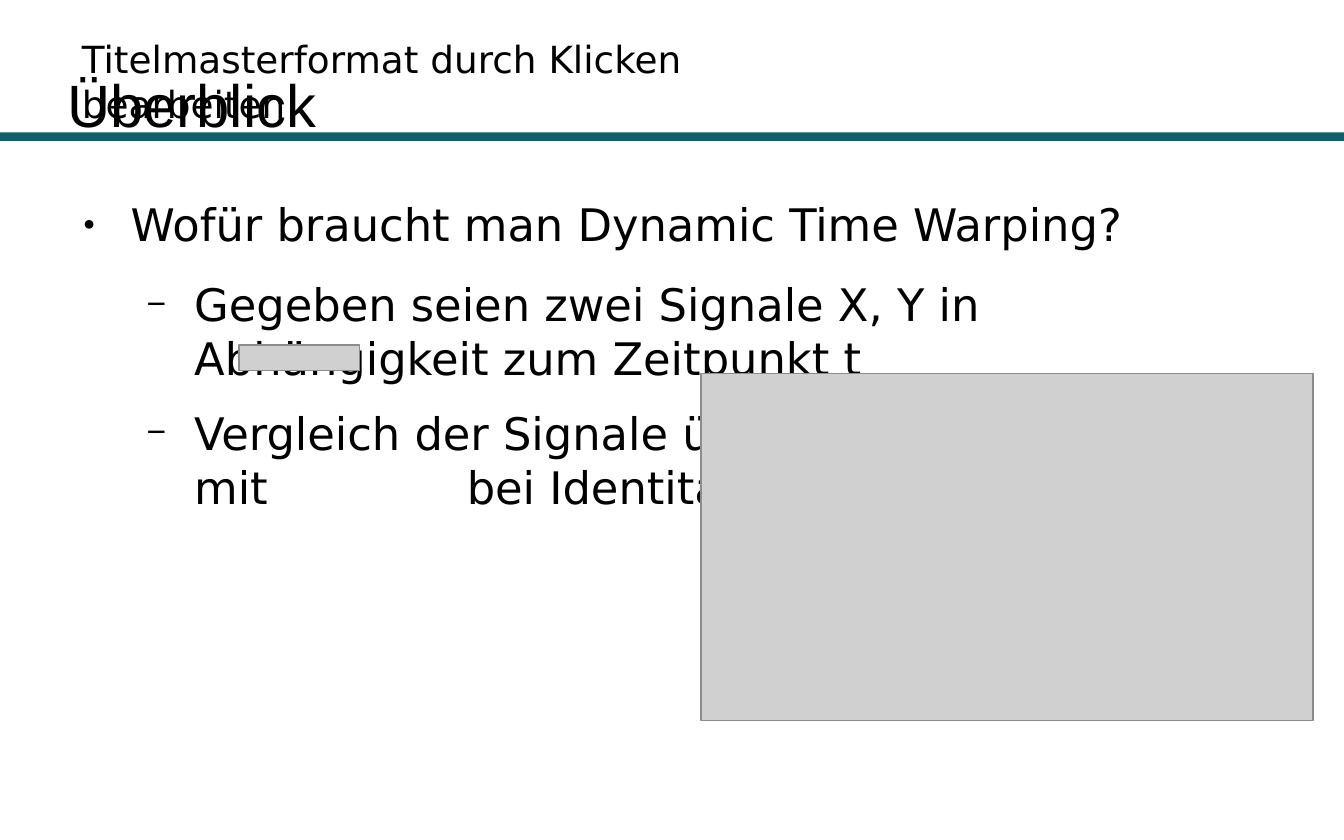
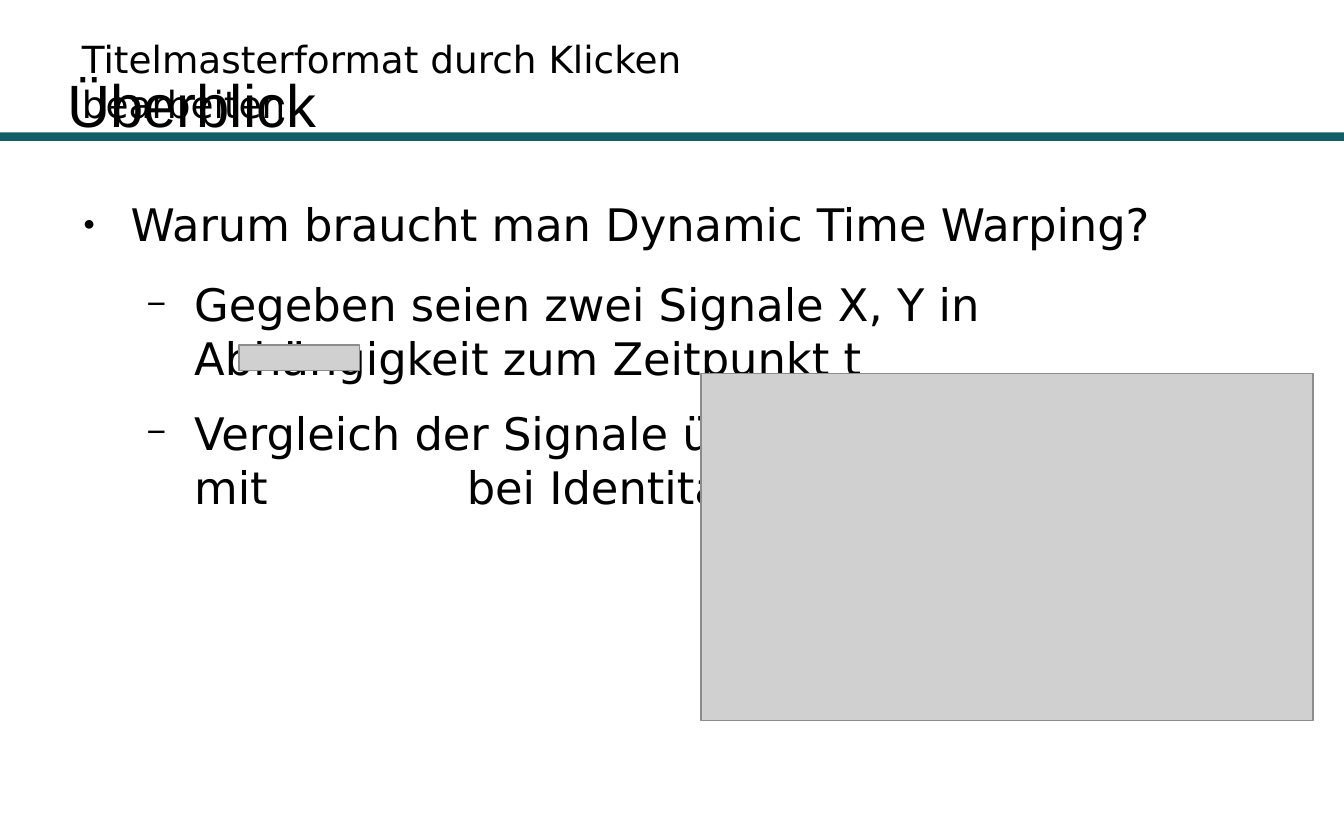
Before and after one commit to Hirnschwamm/DTW, a slide deck: slide 14 of Präsentation.odp. Drawn at 1344x840 pixels with LibreOffice and Linux fonts; fonts in the diff are those of the drawing; grey boxes stand for pictures; background and template pictures are left out. Boxes give left, top, right and bottom in pixels: in the first picture for what was removed or moved away, otherwise in the second. Text is boxed around its words. In the diff, an @@ line names an element or a change of style, - is before the commit and + after.

```diff
--- a/Präsentation.odp
+++ b/Präsentation.odp
@@ text at [131,207,1150,251]: text changed @@
-● Wofür braucht man Dynamic Time Warping?
+● Warum braucht man Dynamic Time Warping?
```
Also in this commit, not shown: 5 other slides changed, 11 slides added.
